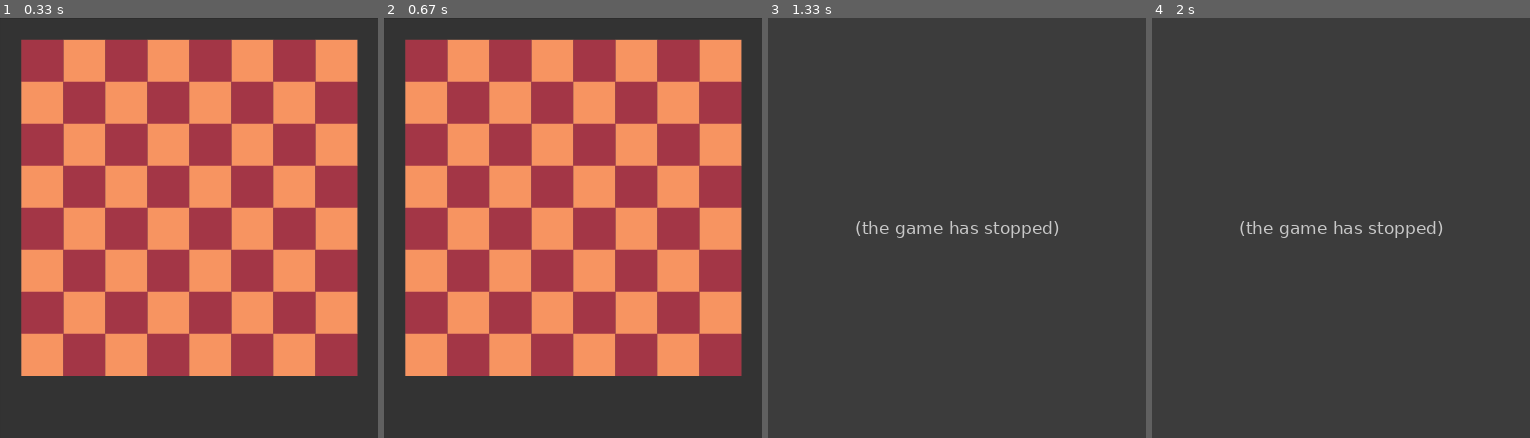
Above: before the commit, frames 1-4 (left to right).
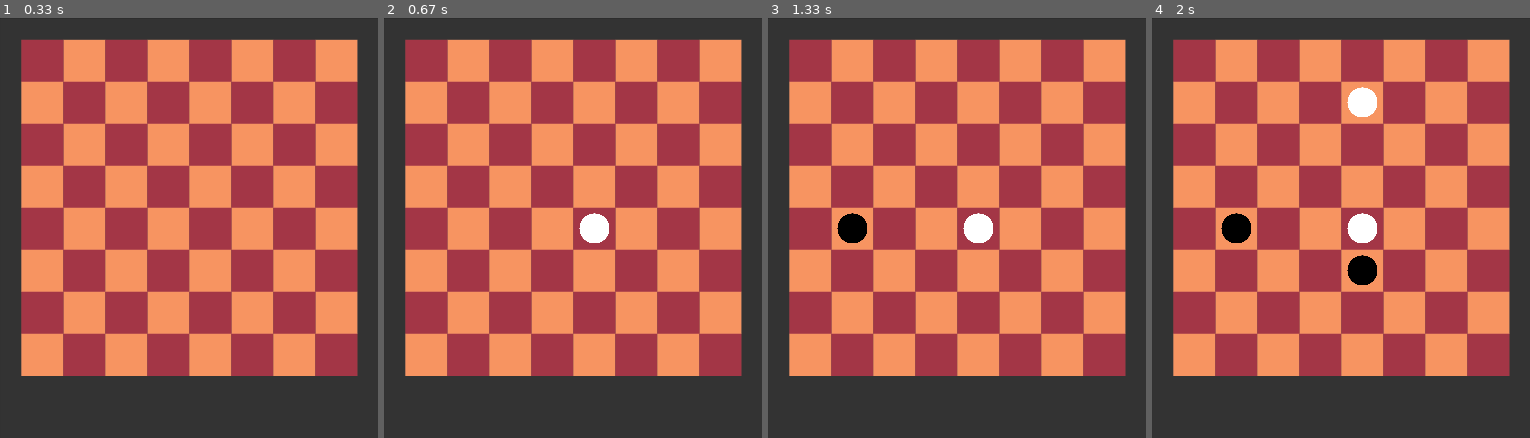
Above: after the commit, the same moments.

Repository: AndyGooShooter/pygame-tictactoe
Game: pygame game, started from main.py
The game is run twice, just before and just after one commit, with the same random seed, the same clock (stepped at 60 frames per second) and the same inputs.
Inputs (mouse positions are in pixels of both pictures, inside the frame that each line leads up to):
- Up to frame 1 (0.33 s): no input
- Up to frame 2 (0.67 s): click (573, 228) at 0.38 s
- Up to frame 3 (1.33 s): click (866, 232) at 0.72 s; click (1096, 375) at 1.05 s
- Up to frame 4 (2 s): click (1348, 85) at 1.38 s; click (1344, 270) at 1.72 s

Frame 1 is identical in both runs. In frame 2, 0.4% of the frame differs, in the area x 51-60%, y 46-54%; in frame 3, 71%, in the area x 5-95%, y 5-86%; in frame 4, 71%.
Error before the commit: IndexError: list index out of range (main.py line 51); the game stopped at 1.05 s (later frames are placeholders)

Commit message:
Finshed point placement

Diff:
--- a/main.py
+++ b/main.py
@@ -1,35 +1,31 @@
 ### IMPORTS (libraries and functions from other files)
 import pygame
 import settings
+from utility_functions import render
+from utility_functions import legal_move
+from utility_functions import make_move
+
+
 
 ### GAME CONFIGURATION
 pygame.init()
 screen = pygame.display.set_mode((settings.master_h, settings.master_w))
 turn = 0 # turn counter, starts with 0
          # even numbers are white, odd numbers are black
-# assets
+running = True
+
+
+
+### ASSETS
 bg = pygame.image.load("Assets/bg.png")
 white_point = pygame.image.load("Assets/white_point.png")
 black_point = pygame.image.load("Assets/black_point.png")
 
 bg = pygame.transform.scale(bg, (settings.master_h, settings.master_w))
-white_point = pygame.transform.scale(white_point, (settings.master_h, settings.master_w))
-black_point = pygame.transform.scale(black_point, (settings.master_h, settings.master_w))
+white_point = pygame.transform.scale(white_point, (settings.master_point_h, settings.master_point_w))
+black_point = pygame.transform.scale(black_point, (settings.master_point_h, settings.master_point_w))
 
-running = True
 
-board = [
-    [-1, -1, -1, -1, -1, -1, -1, -1], # row 0
-
-    [-1,     0, 0, 0, 0, 0, 0, 0, 0], # row 1
-    [-1,     0, 0, 0, 0, 0, 0, 0, 0], # row 2
-    [-1,     0, 0, 0, 0, 0, 0, 0, 0], # row 3
-    [-1,     0, 0, 0, 0, 0, 0, 0, 0], # row 4
-    [-1,     0, 0, 0, 0, 0, 0, 0, 0], # row 5
-    [-1,     0, 0, 0, 0, 0, 0, 0, 0], # row 6
-    [-1,     0, 0, 0, 0, 0, 0, 0, 0], # row 7
-    [-1,     0, 0, 0, 0, 0, 0, 0, 0], # row 8
-]
 
 ### GAME LOOP
 while running: # basically runs forever unless we tell it to stop
@@ -37,33 +33,26 @@
 
     for event in pygame.event.get(): # here we check everything that happens in the game
                                      # those are called events and there are multiple kinds
-
         if event.type == pygame.MOUSEBUTTONDOWN:
             mouse_x, mouse_y = pygame.mouse.get_pos()
-            click_row = int((mouse_x - settings.master_offset) / settings.master_square_w) + 1
-            click_col = int((mouse_y - settings.master_offset) / settings.master_square_h) + 1
 
-            print("Row: " + str(click_row) + ", Col: " + str(click_col))
+            click_row = int((mouse_x + settings.master_offset) / settings.master_square_w)
+            click_col = int((mouse_y + settings.master_offset) / settings.master_square_h)
+            player = turn % 2 + 1 # player = 1 is white, player = 2 is black
 
+            if legal_move(click_row, click_col):
+                turn += 1
+                make_move(click_row, click_col, player) # making the move in the array (backend)
+                print("Row: " + str(click_row) + ", Col: " + str(click_col))
 
-            player = turn % 2 # 0 is white, 1 is black
-
-            board[click_col][click_row] = player # making the move in the array
-
-            # getting coordinates for the point
-            build_x = settings.master_offset + (click_row - 1) * settings.master_square_w
-            build_y = settings.master_offset + (click_col - 1) * settings.master_square_h
-
-            if player == 0: # making the move on the display
-                screen.blit(white_point, (build_x, build_y))
             else:
-                screen.blit(black_point, (build_x, build_y))
-
-            turn += 1
+                print("Illegal move")
 
         if event.type == pygame.QUIT:
             running = False
 
+
+    render(screen, white_point, black_point) # rendering the move on the screen (frontend)
     pygame.display.update() # update the display with all the .blit() changes
 
 pygame.quit()
--- a/settings.py
+++ b/settings.py
@@ -9,8 +9,9 @@
 square_w = 210
 
 # each point
-point_h = 30
-point_w = 30
+point_h = 150
+point_w = 150
+center_offset = 30 # offset for points to be centered in the middle of the square
 
 display_multiplier = 0.2 # edit this to change the overall size of the display
 
@@ -20,3 +21,6 @@
 master_offset = offset * display_multiplier # offset from the top left corner of the screen
 master_square_h = square_h * display_multiplier
 master_square_w = square_w * display_multiplier
+master_point_h = point_h * display_multiplier
+master_point_w = point_w * display_multiplier
+master_center_offset = center_offset * display_multiplier
--- a/utility_functions.py
+++ b/utility_functions.py
@@ -3,8 +3,8 @@
 import settings
 
 
-### UPDATE DISPLAY
-# the array
+
+### BOARD ARRAY
 board = [
     [-1, -1, -1, -1, -1, -1, -1, -1], # row 0
 
@@ -17,22 +17,24 @@
     [-1,     0, 0, 0, 0, 0, 0, 0, 0], # row 7
     [-1,     0, 0, 0, 0, 0, 0, 0, 0], # row 8
 ]
+def legal_move(row, col):
+    if row > 8 or row < 1 or col > 8 or col < 1: # if the square is already occupied
+        return False
+    if(board[row][col] != 0): # if the square is already occupied
+        return False
+    return True
 
-player = turn % 2 # 0 is white, 1 is black
+def make_move(row, col, player):
 
-board[click_col][click_row] = player # making the move in the array
+    board[row][col] = player
+    return 0
 
-# getting coordinates for the point
-def rendering_points(row, col):
-    build_x = settings.master_offset + (row - 1) * settings.master_square_w
-    build_y = settings.master_offset + (col - 1) * settings.master_square_h
-    return (build_x, build_y)
-build_x = settings.master_offset + (click_row - 1) * settings.master_square_w
-build_y = settings.master_offset + (click_col - 1) * settings.master_square_h
-
-if player == 0: # making the move on the display
-    screen.blit(white_point, (build_x, build_y))
-else:
-    screen.blit(black_point, (build_x, build_y))
-
-turn += 1
+def render(screen, white_point, black_point):
+    for i in range(1, 9):
+        for j in range(1, 9):
+            build_x = settings.master_center_offset + settings.master_offset + (i - 1) * settings.master_square_w
+            build_y = settings.master_center_offset + settings.master_offset + (j - 1) * settings.master_square_h
+            if board[i][j] == 1:
+                screen.blit(white_point, (build_x, build_y))
+            elif board[i][j] == 2:
+                screen.blit(black_point, (build_x, build_y))
Binary file added: assets/font.otf
